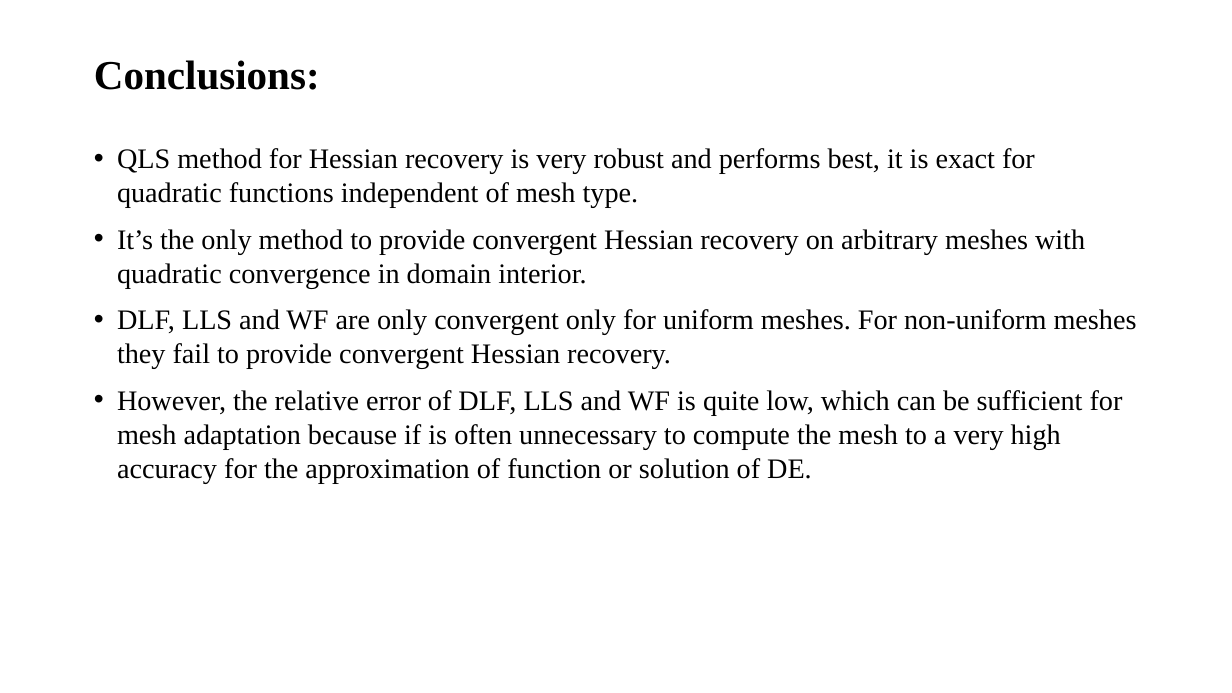
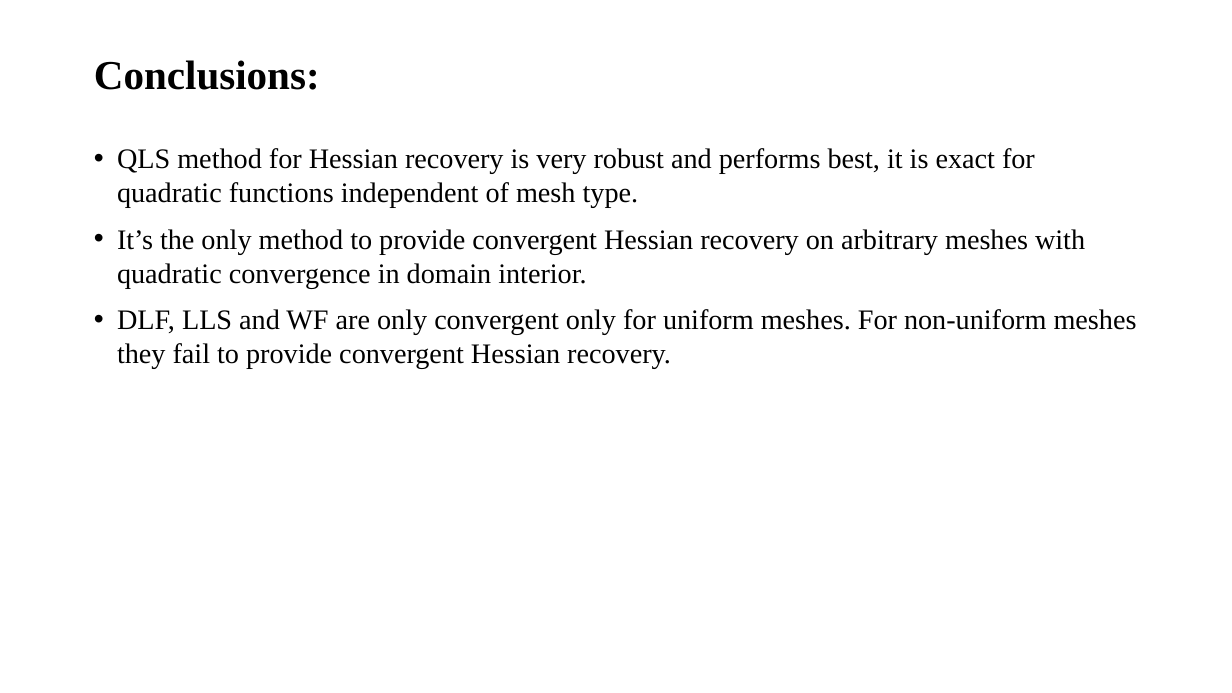
Before and after one commit to lohith921/amr, a slide deck: slide 30 of HBA.pptx. Drawn at 1232x693 pixels with LibreOffice and Linux fonts; fonts in the diff are those of the drawing. Boxes give left, top, right and bottom in pixels: in the first picture for what was removed or moved away, otherwise in the second. Text is boxed around its words. In the diff, an @@ line names an element or a change of style, - is before the commit and + after.

Commit message:
updated

```diff
--- a/HBA.pptx
+++ b/HBA.pptx
@@ text at (117, 390, 1123, 483): paragraph removed @@
-• However, the relative error of DLF, LLS and WF is quite low, which can be sufficient for mesh adaptation because if is often unnecessary to compute the mesh to a very high accuracy for the approximation of function or solution of DE.
```
